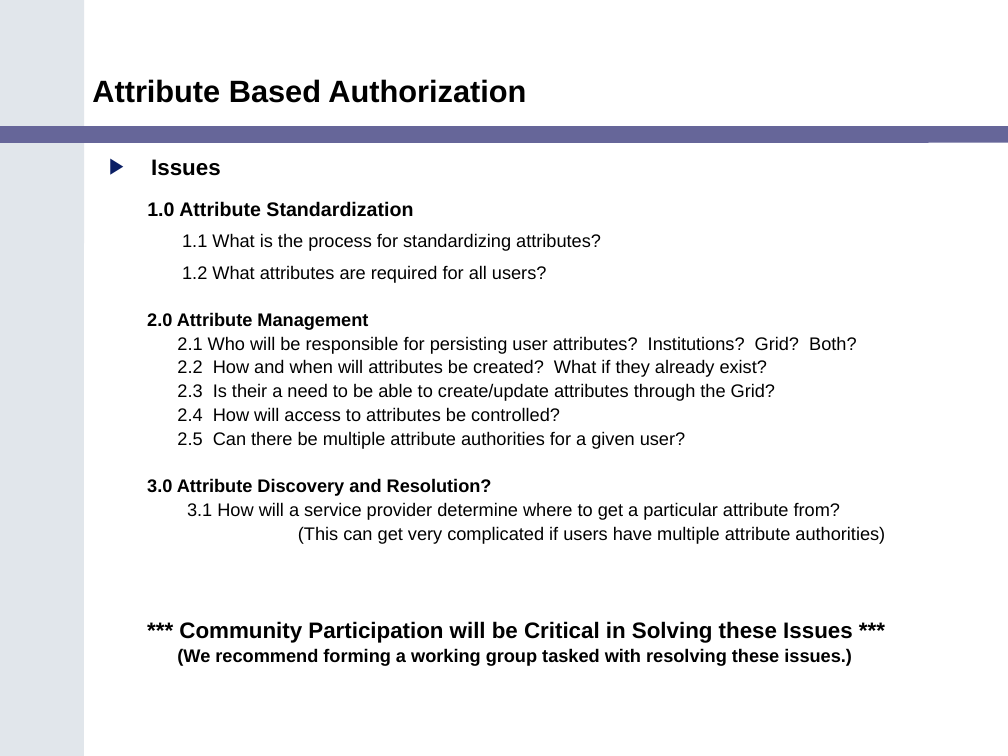
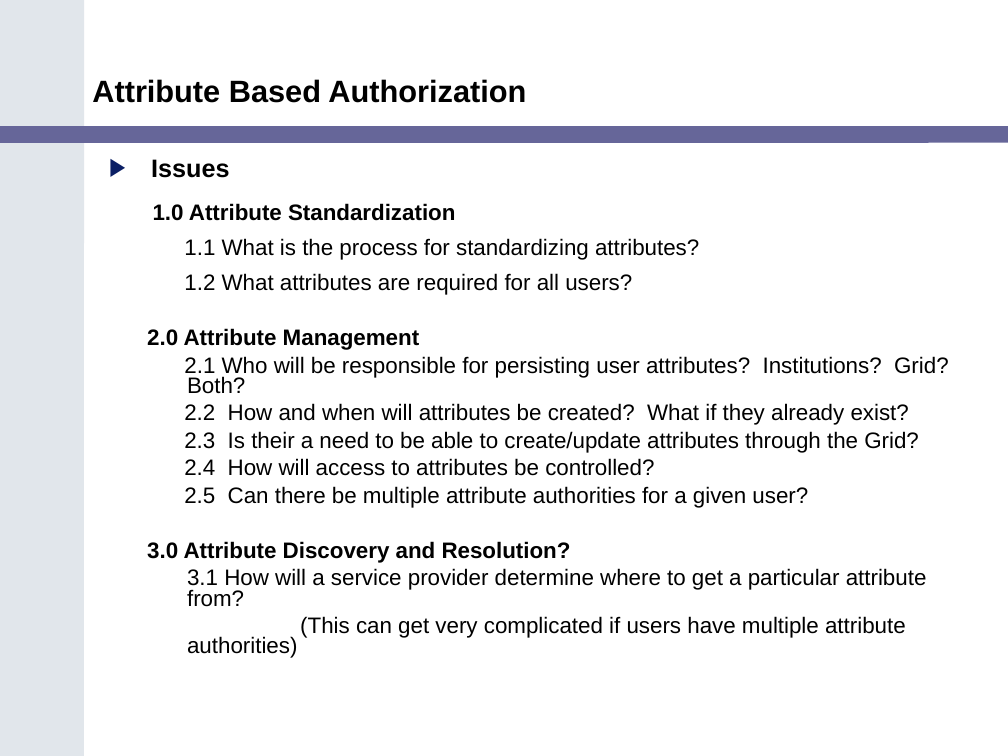
Before and after one commit to NCIP/cagrid-portal, a slide deck: slide 15 of cagrid-1-0/Documentation/presentations/200602_VCDE_ARCH/caGrid_Security_Arch_VCDE_Feb2.ppt (slide 9 before the commit). Drawn at 1008x756 pixels with LibreOffice and Linux fonts; fonts in the diff are those of the drawing; background and template pictures are left out. Boxes give left, top, right and bottom in pixels: in the first picture for what was removed or moved away, otherwise in the second. Text is boxed around its words. In the diff, an @@ line names an element or a change of style, - is before the commit and + after.

```diff
--- a/cagrid-1-0/Documentation/presentations/200602_VCDE_ARCH/caGrid_Security_Arch_VCDE_Feb2.ppt
+++ b/cagrid-1-0/Documentation/presentations/200602_VCDE_ARCH/caGrid_Security_Arch_VCDE_Feb2.ppt
@@ text "Issues" at <box>147,159,949,658</box>: size 16 to 18 pt in "Issues"; size 14 to 16 pt in "1.0 Attribute Standardization"; size 13 to 16 pt @@
@@ text at <box>177,621,853,666</box>: paragraphs removed @@
-  *** Community Participation will be Critical in Solving these Issues ***
-  (We recommend forming a working group tasked with resolving these issues.)
```
Also in this commit, not shown: 5 other slides changed, 11 slides added, 1 slide removed.
